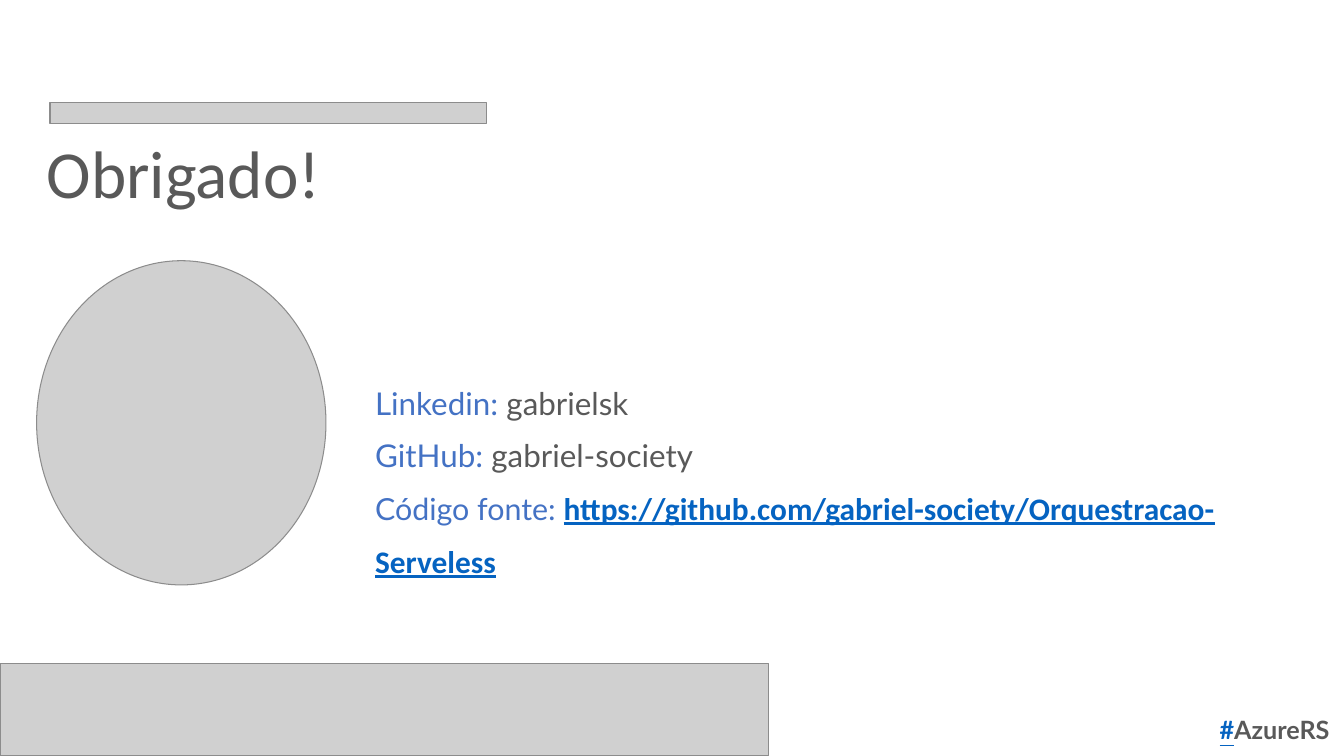
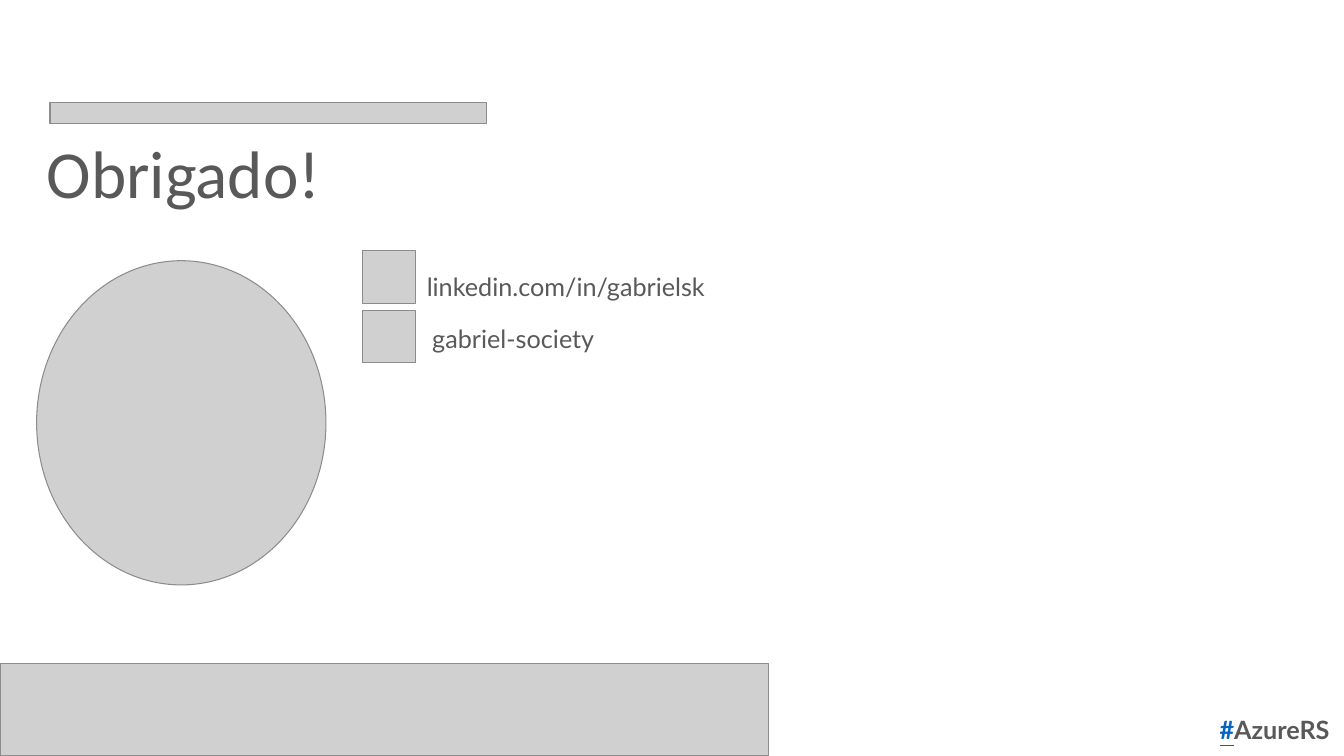
Before and after one commit to gabriel-sk-dev/Orquestracao-Serveless, a slide deck: slide 33 of AzureRS_serveless_talk.pptx. Drawn at 1344x756 pixels with LibreOffice and Linux fonts; fonts in the diff are those of the drawing; grey boxes stand for pictures; background and template pictures are left out. Boxes give left, top, right and bottom in pixels: in the first picture for what was removed or moved away, otherwise in the second. Text is boxed around its words. In the diff, an @@ line names an element or a change of style, - is before the commit and + after.

```diff
--- a/AzureRS_serveless_talk.pptx
+++ b/AzureRS_serveless_talk.pptx
@@ picture added at (363,250,415,302) @@
@@ text added at (427,277,705,300), 18 pt, text #595959 @@
+linkedin.com/in/gabrielsk
@@ picture added at (363,311,415,363) @@
@@ text added at (432,329,594,353), 18 pt, text #595959 @@
+gabriel-society
@@ text removed at (375,392,1215,578) @@
-Linkedin: gabrielsk
-GitHub: gabriel-society
-Código fonte: https://github.com/gabriel-society/Orquestracao-Serveless
```
Also in this commit, not shown: 1 other slide changed, 1 other file.
